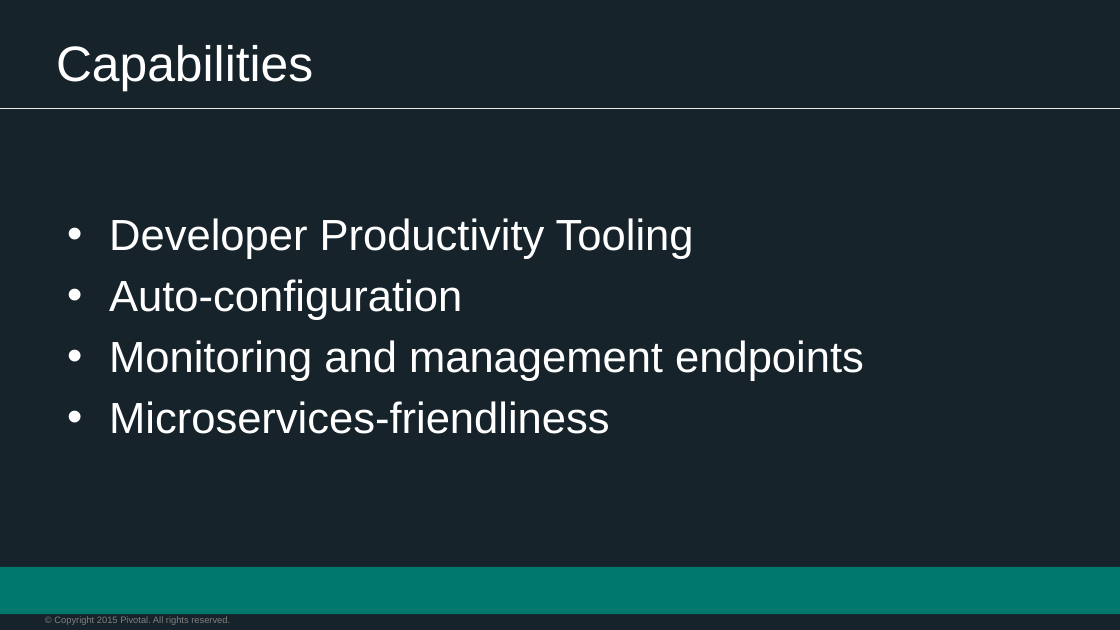
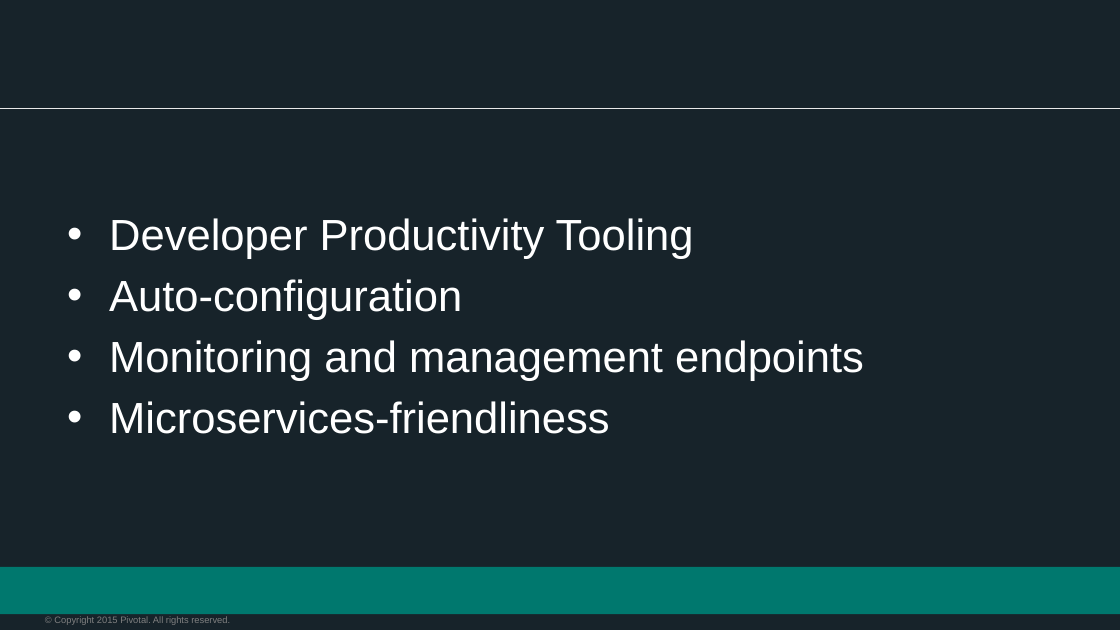
Before and after one commit to appalrpivotal/PCF-Workshop-ESI, a slide deck: slide 14 of presentations/5-Spring_Overview.pptx (slide 6 before the commit). Drawn at 1120x630 pixels with LibreOffice and Linux fonts; fonts in the diff are those of the drawing; background and template pictures are left out. Boxes give left, top, right and bottom in pixels: in the first picture for what was removed or moved away, otherwise in the second. Text is boxed around its words. In the diff, an @@ line names an element or a change of style, - is before the commit and + after.

```diff
--- a/presentations/5-Spring_Overview.pptx
+++ b/presentations/5-Spring_Overview.pptx
@@ title removed at [56, 45, 313, 91] @@
-Capabilities
```
Also in this commit, not shown: 22 other slides changed, 31 slides added, 1 slide removed, 1 other file.
